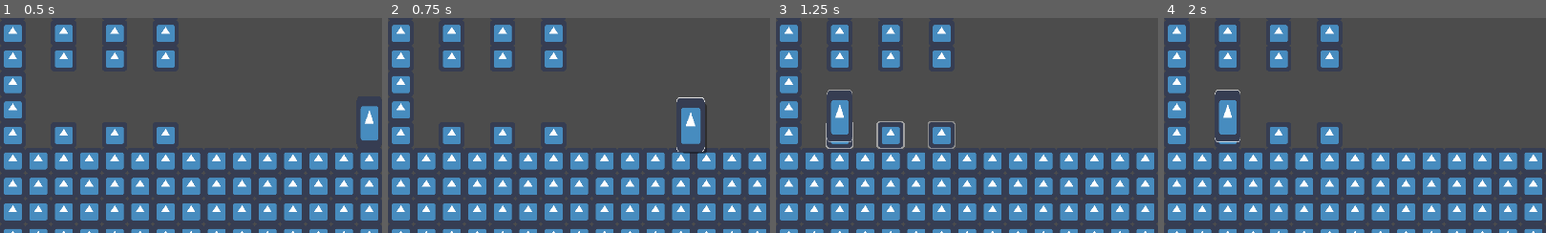
Above: before the commit, frames 1-4 (left to right).
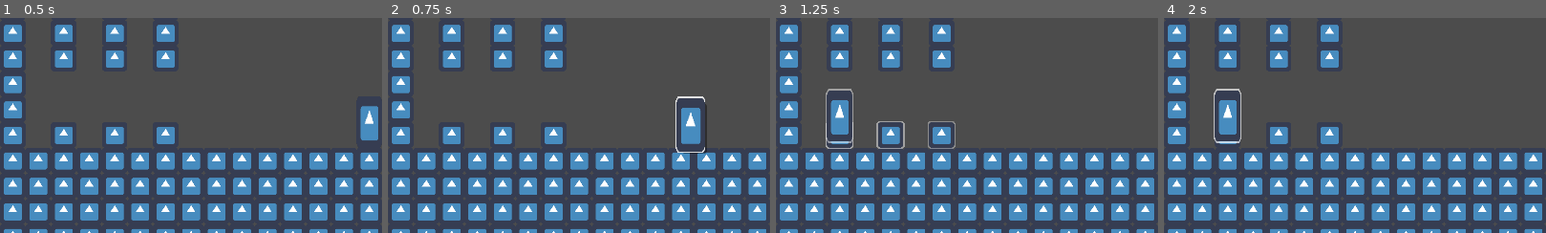
Above: after the commit, the same moments.

Repository: Gravedigger7789/little-willys-milk-bar
Game: Godot game, scene res://World.tscn
Two runs of this game, one before a commit and one after it. Both use one fixed random seed, a clock stepped at 60 frames per second and the inputs below. The engine's default icon, where the game draws it, is replaced by a stand-in: a white triangle on a blue panel in a dark square.
Inputs (mouse positions are % of the whole screen's width and height, from its top left):
- Up to frame 1 (0.5 s): no input
- Up to frame 2 (0.75 s): tap Enter at 0.5 s; drag from (48, 71) to (8, 74) at 0.52 s
- Up to frame 3 (1.25 s): no input
- Up to frame 4 (2 s): drag from (30, 55) to (8, 74) at 1.27 s
The pictures show only the part of the screen within x 0-50%, y 47-97%; the shares and areas given below are measured in that part.

Frame 1 is identical in both runs. In frame 2, 0.1% of the frame differs, in the area x 75-83%, y 36-63%; in frame 3, 0.2%, in the area x 13-21%, y 32-59%; in frame 4, 0.2%.

Commit message:
removed duplicated tween

Diff:
--- a/src/Objects/Coaster.gd
+++ b/src/Objects/Coaster.gd
@@ -9,23 +9,21 @@
 func _on_Coaster_area_entered(area: Area2D) -> void:
 	if (!area.is_connected("put_down", self, "_on_Draggable_put_down")):
 		var _connected = area.connect("put_down", self, "_on_Draggable_put_down")
-
-	var tween := create_tween() \
-		.set_trans(Tween.TRANS_LINEAR) \
-		.set_ease(Tween.EASE_OUT)
-	# warning-ignore:return_value_discarded
-	tween.tween_method(self, "_outline_alpha", 0.0, 1.0, 0.5)
+	_tween_outline(0.0, 1.0)
 
 
 func _on_Coaster_area_exited(area: Area2D) -> void:
 	if (area.is_connected("put_down", self, "_on_Draggable_put_down")):
 		area.disconnect("put_down", self, "_on_Draggable_put_down")
+	_tween_outline(1.0, 0.0)
 
+
+func _tween_outline(from: float, to: float):
 	var tween := create_tween() \
 		.set_trans(Tween.TRANS_LINEAR) \
 		.set_ease(Tween.EASE_OUT)
 	# warning-ignore:return_value_discarded
-	tween.tween_method(self, "_outline_alpha", 1.0, 0.0, 0.5)
+	tween.tween_method(self, "_outline_alpha", from, to, 0.5)
 
 
 func _outline_alpha(value: float) -> void:
--- a/src/Objects/Draggable.gd
+++ b/src/Objects/Draggable.gd
@@ -66,19 +66,19 @@
 
 
 func _on_Draggable_mouse_entered() -> void:
+	_tween_outline(0.0, 1.0)
+
+
+func _on_Draggable_mouse_exited() -> void:
+	_tween_outline(1.0, 0.0)
+
+
+func _tween_outline(from: float, to: float):
 	var tween := create_tween() \
 		.set_trans(Tween.TRANS_LINEAR) \
 		.set_ease(Tween.EASE_OUT)
 	# warning-ignore:return_value_discarded
-	tween.tween_method(self, "_outline_alpha", 0.0, 1.0, 0.5)
-
-
-func _on_Draggable_mouse_exited() -> void:
-	var tween := create_tween() \
-		.set_trans(Tween.TRANS_LINEAR) \
-		.set_ease(Tween.EASE_OUT)
-	# warning-ignore:return_value_discarded
-	tween.tween_method(self, "_outline_alpha", 1.0, 0.0, 0.5)
+	tween.tween_method(self, "_outline_alpha", from, to, 0.5)
 
 
 func _outline_alpha(value: float) -> void:
--- a/src/Objects/Draggable.tscn
+++ b/src/Objects/Draggable.tscn
@@ -8,7 +8,7 @@
 resource_local_to_scene = true
 shader = ExtResource( 3 )
 shader_param/outline_color = Color( 1, 1, 1, 0 )
-shader_param/width = 1.0
+shader_param/width = 2.0
 
 [sub_resource type="RectangleShape2D" id=1]
 extents = Vector2( 32, 64 )
